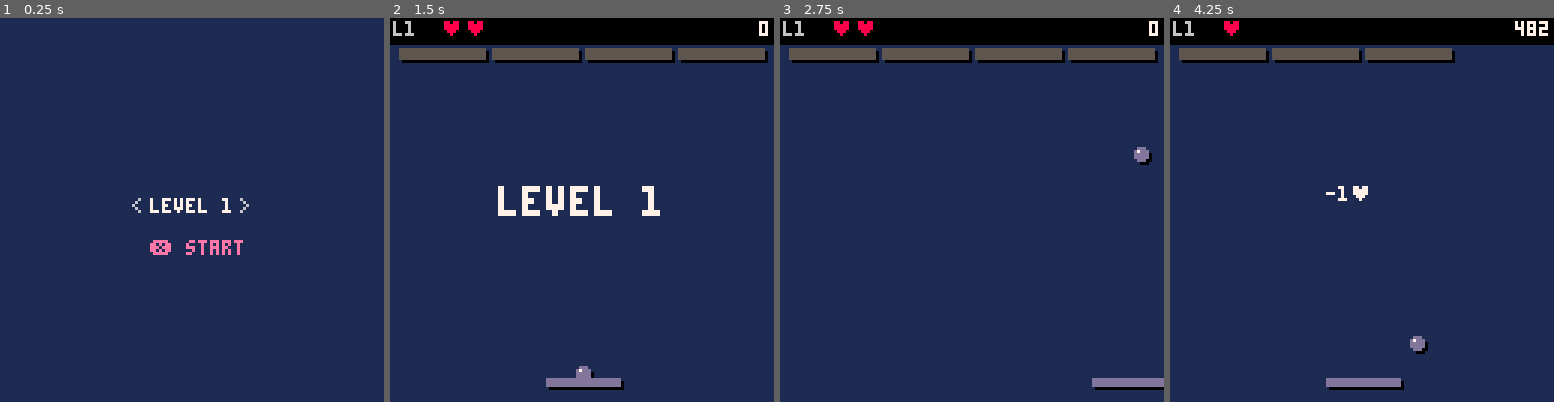
Above: before the commit, frames 1-4 (left to right).
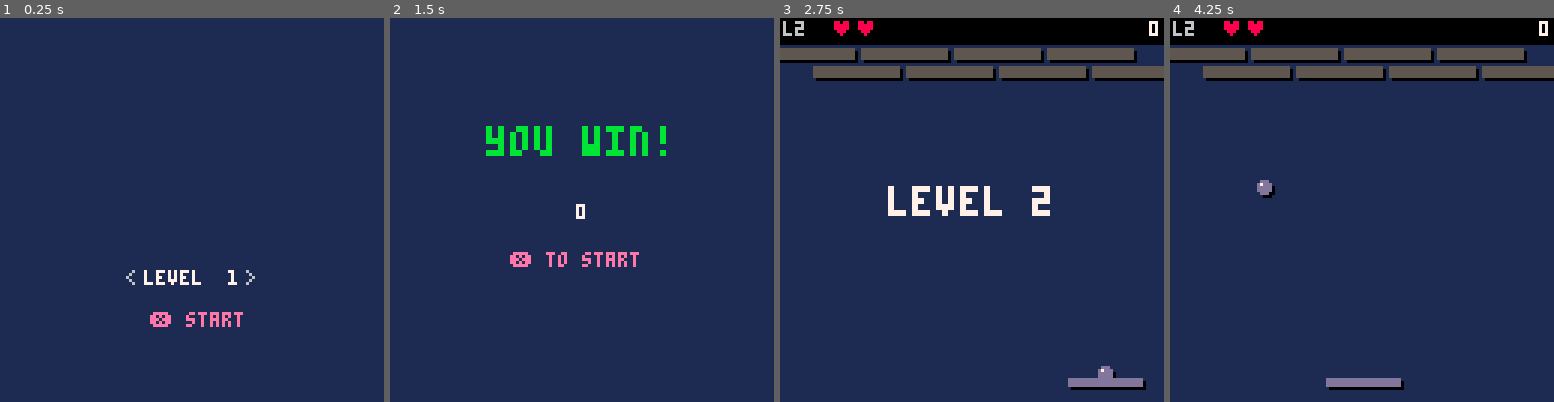
Above: after the commit, the same moments.

Repository: jxnprince/pico-8-experiments
Game: PICO-8 cartridge carts/breakout/breakout.p8
Same seed, same stepped clock (60 frames per second), same inputs: the game is played once before the commit and once after it.
Inputs:
- Up to frame 1 (0.25 s): no input
- Up to frame 2 (1.5 s): tap X (X key) at 0.33, 1.07 s; tap O (Z key) at 0.7 s
- Up to frame 3 (2.75 s): hold Right 1.6-2.1 s; tap O (Z key) at 1.7, 2.1, 2.5 s; tap X (X key) at 1.85 s; hold Up 2.15-2.42 s; hold Right from 2.47 s (still down)
- Up to frame 4 (4.25 s): tap O (Z key) every 0.4 s from 2.9 to 4.1 s; tap X (X key) at 2.97, 4.08 s; release Right at 3.03 s; hold Left 3.08-3.58 s; hold Down 3.63-3.97 s; hold Right from 4.02 s (still down)

The runs differ from the first frame. In frame 1, 1.6% of the frame differs, in the area x 32-67%, y 46-81%; in frame 2, 15%, in the area x 0-100%, y 0-97%; in frame 3, 6.2%; in frame 4, 5.4%.

Commit message:
Added win condition and some QOL

Diff:
--- a/carts/breakout/breakout.p8
+++ b/carts/breakout/breakout.p8
@@ -41,6 +41,8 @@
     update_transition()
   elseif mode == "gameover" then
     update_gameover()
+  elseif mode == "win" then
+    update_win()
   end
 end
 
@@ -55,6 +57,8 @@
     draw_transition()
   elseif mode == "gameover" then
     draw_gameover()
+  elseif mode == "win" then
+    draw_win()
   end
 end
 
@@ -130,29 +134,72 @@
     play_sfx(8)
     init_game(sel_level)
   end
+  if btn_pressed(btn_o) then
+    mode = "win"
+  end
 end
 
 function draw_start()
-  local lbl = "level "..sel_level
+  -- top half reserved for logo tilemap
+  local lbl = "level "..(sel_level < 10 and " " or "")..sel_level
   local lx = 64 - #lbl * 2
-  print("<", lx - 6, 60, 6)
-  print(lbl, lx, 60, 7)
-  print(">", lx + #lbl * 4 + 2, 60, 6)
-  print("❎ start", 50, 74, 14)
+  print("<", lx - 6, 84, 6)
+  print(lbl, lx, 84, 7)
+  print(">", lx + #lbl * 4 + 2, 84, 6)
+  print("❎ start", 50, 98, 14)
+end
+
+--> WIN
+
+function update_win()
+  if btn_pressed(btn_x) then
+    sel_level = 1
+    mode = "start"
+  end
+end
+
+function draw_win()
+  local title = "you win!"
+  print("\^w\^t"..title, 64 - #title * 4, 36, 11)
+  local sc = fmt_score()
+  print(sc, 64 - #sc * 2, 62, 7)
+  print("❎ to start", 40, 78, 14)
 end
 
 --> GAME OVER
 
 function update_gameover()
+  if go_flash > 0 then
+    go_flash -= 1
+    return
+  end
   if btn_pressed(btn_x) then
+    init_game(level)
+  elseif btn_pressed(btn_o) then
     sel_level = level
     mode = "start"
   end
 end
 
 function draw_gameover()
-  print("game over", 42, 55, 9)
-  print("❎ to restart", 36, 70, 14)
+  if go_flash > 25 then
+    draw_game()
+  else
+    print("\^w\^tgame over", 28, 28, 8)
+    local lvl = "level "..level
+    print(lvl, 64 - #lvl * 2, 50, 6)
+    local sc = fmt_score()
+    print(sc, 64 - #sc * 2, 62, 7)
+    if go_flash == 0 then
+      print("❎ retry", 46, 74, 14)
+      print("🅾️ menu", 46, 82, 14)
+    else
+      local p = go_flash > 18 and 0xeeee or (go_flash > 12 and 0xcccc or (go_flash > 6 and 0x8888 or 0x2222))
+      fillp(p)
+      rectfill(0, 0, 127, 127, 1)
+      fillp()
+    end
+  end
 end
 
 --> GAMEPLAY
@@ -232,6 +279,10 @@
 
 function start_transition()
   level += 1
+  if level > #level_defs then
+    mode = "win"
+    return
+  end
   apply_level(level)
   trans_timer = 150
   mode = "transition"
@@ -258,6 +309,7 @@
   life_flash_t = 0
   paddle_passthrough = false
   ball_in_score = false
+  go_flash = 0
   serving = true
   clear_delay = 0
   apply_level(level)
@@ -420,8 +472,7 @@
       play_sfx(1)
     else
       play_sfx(9)
-      score_hi = 0
-      score_lo = 0
+      go_flash = 145
       mode = "gameover"
     end
   end
@@ -522,9 +573,9 @@
 end
 
 function fmt_score()
-  local lo = tostr(score_lo)
+  local lo = tostr(score_lo or 0)
   while #lo < 4 do lo = "0"..lo end
-  local s = score_hi > 0 and tostr(score_hi)..lo or tostr(score_lo)
+  local s = (score_hi or 0) > 0 and tostr(score_hi)..lo or tostr(score_lo or 0)
   local r = ""
   for i = 1, #s do
     if i > 1 and (#s - i + 1) % 3 == 0 then r = r.."," end
